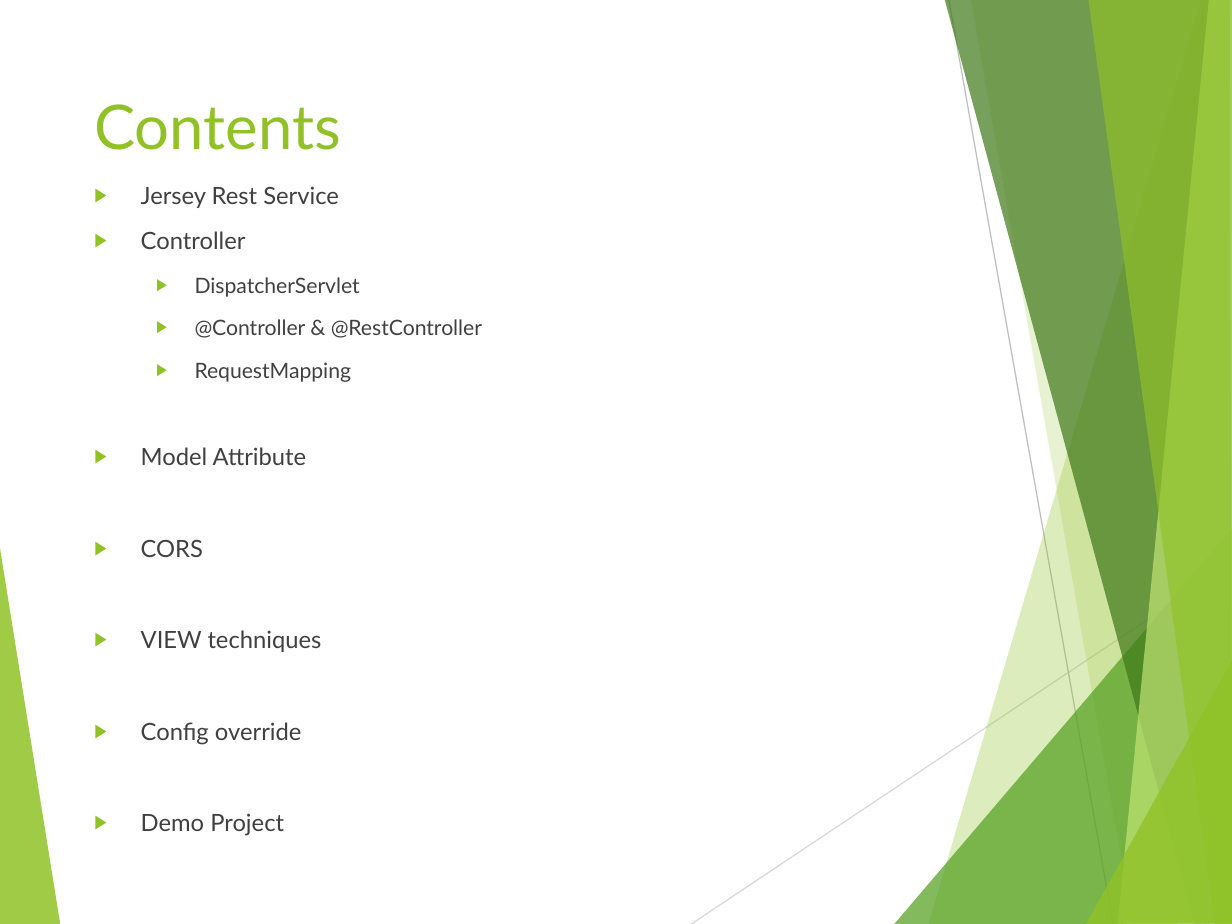
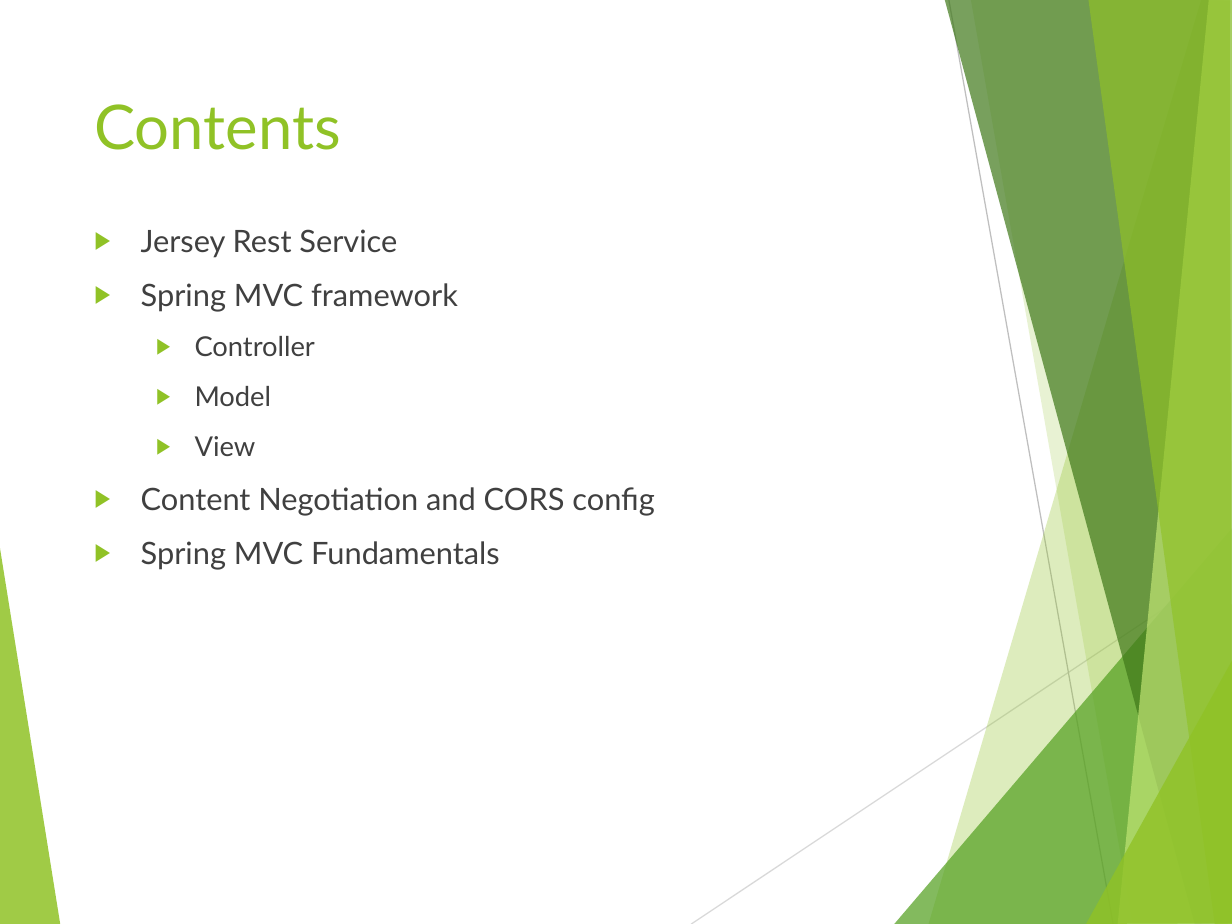
Before and after one commit to liqichen168/Course-May-2019, a slide deck: slide 2 of powerpoints/3_MVC.pptx. Drawn at 1232x924 pixels with LibreOffice and Linux fonts; fonts in the diff are those of the drawing. Boxes give left, top, right and bottom in pixels: in the first picture for what was removed or moved away, otherwise in the second. Text is boxed around its words. In the diff, an @@ line names an element or a change of style, - is before the commit and + after.

Commit message:
update mvc slides

```diff
--- a/powerpoints/3_MVC.pptx
+++ b/powerpoints/3_MVC.pptx
@@ text "Jersey Rest Service": place and size @@
-text "Jersey Rest Service" at bbox=[141, 186, 482, 836]
+text "Jersey Rest Service" at bbox=[141, 229, 654, 570]
@@ text at bbox=[141, 229, 397, 356]: size 13.9 to 18 pt in "Jersey Rest Service"; size 13.9 to 16 pt in "Controller"; list level 1 to 2 in "Controller" @@
@@ text at bbox=[141, 283, 458, 312]: paragraph added @@
+▶ Spring MVC framework
@@ text at bbox=[141, 386, 654, 570]: text changed; size 12.4 to 18 pt @@
-  ▶ DispatcherServlet
-  ▶ @Controller & @RestController
-  ▶ RequestMapping
-▶ Model Attribute
-▶ CORS
-▶ VIEW techniques
-▶ Config override
-▶ Demo Project
+  ▶ Model
+  ▶ View
+▶ Content Negotiation and CORS config
+▶ Spring MVC Fundamentals
```
